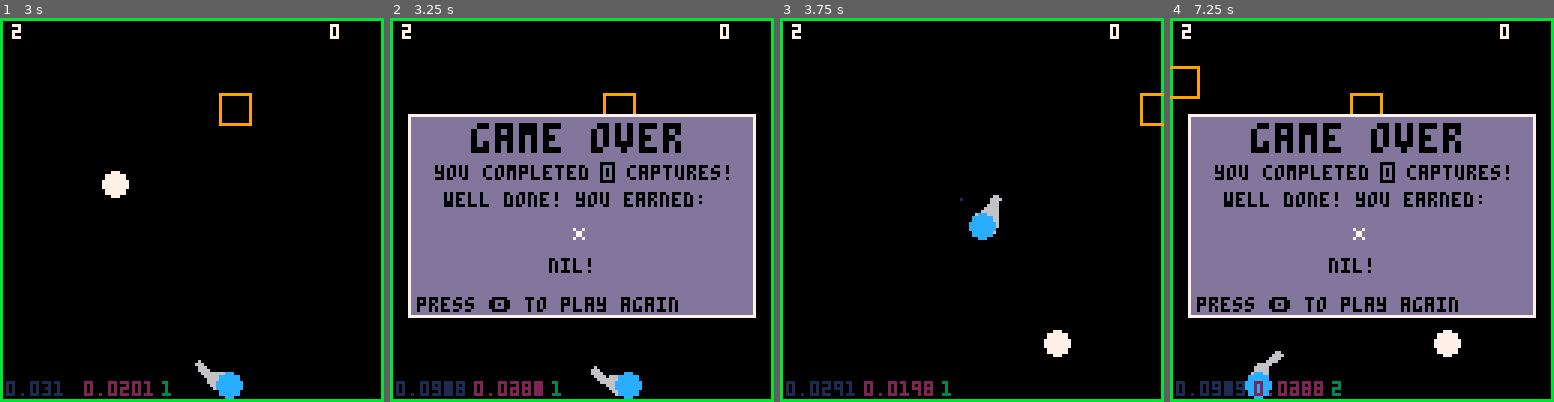
Above: before the commit, frames 1-4 (left to right).
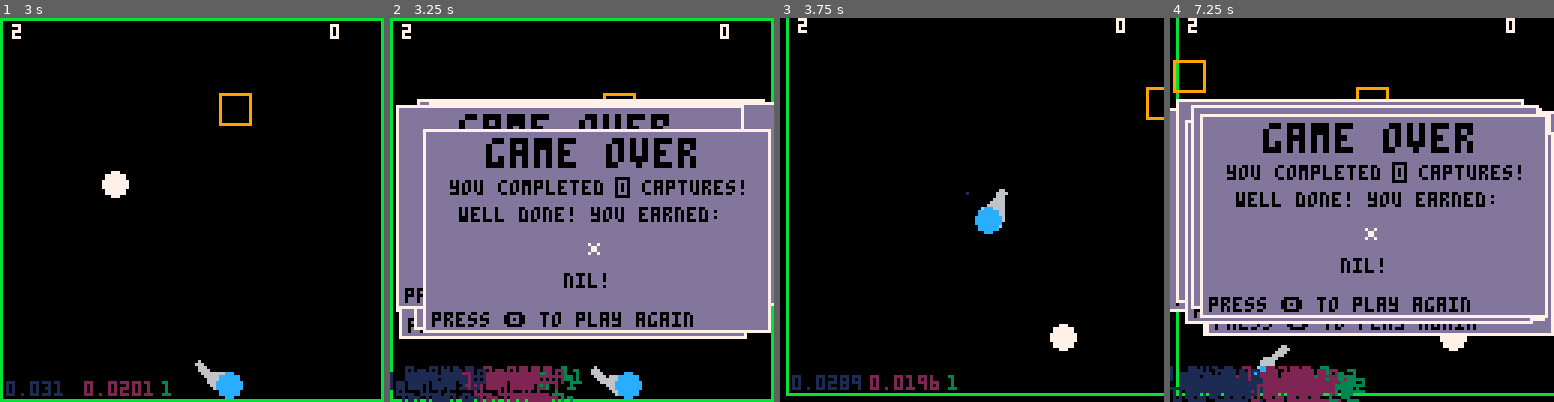
Above: after the commit, the same moments.

Repository: brettski/pico-8
Game: PICO-8 cartridge pivotpico.p8
Same seed, same stepped clock (60 frames per second), same inputs: the game is played once before the commit and once after it.
Inputs:
- Up to frame 1 (3 s): tap X (X key) at 0.33, 1.07, 1.85, 2.97 s; tap O (Z key) at 0.7, 1.7, 2.1, 2.5, 2.9 s
- Up to frame 2 (3.25 s): no input
- Up to frame 3 (3.75 s): tap O (Z key) at 3.3, 3.7 s
- Up to frame 4 (7.25 s): tap X (X key) at 4.08, 5.2, 6.32 s; tap O (Z key) every 0.4 s from 4.1 to 6.9 s

Frame 1 is identical in both runs. In frame 2, 28% of the frame differs, in the area x 0-100%, y 21-100%; in frame 3, 6.6%; in frame 4, 26%.

Commit message:
start of shake

Diff:
--- a/pivotpico.p8
+++ b/pivotpico.p8
@@ -35,10 +35,12 @@
  score=0
  boardercd=11 --color default
  borderc=11 --border color
+ shake=0
 end
 
 function start_game()
  score=0
+ shake=0
  init_player()
  init_pdot()
  init_enemy()
@@ -82,16 +84,18 @@
  print("\^w\^t\^bgame over",27,35,0)
  ?"you completed \^i"..score.."\^-i captures!",15,49,0
  print("well done! you earned:",18,58,0)
-		local i = score\10 + 1
-		i = min(15,i)
-		local wi=winicon[i]
-  spr(wi.i,59,68)
-  local x = (113\2+5) - (#wi.t*4\2)
-  print(wi.t,x,80)
-  print("press 🅾️ to play again",9,93)
+ local i = score\10 + 1
+ i = min(15,i)
+ local wi=winicon[i]
+ spr(wi.i,59,68)
+ local x = (113\2+5) - (#wi.t*4\2)
+ print(wi.t,x,80)
+ print("press 🅾️ to play again",9,93)
+ doshake();
 end
 
 function game_over()
+ shake=0.5
  _upd=gameover_u
  _drw=gameover_d
 end
@@ -199,7 +203,7 @@
 	 p.oy=p.y-p.mr*sin(a)
 	end
 
-	function p.draw()
+	function p:draw()
 	 pset(p.ox,p.oy,1)
 	 --tail
 	 local tr = p.r
@@ -317,6 +321,23 @@
   return f
  end
 end
+
+function doshake()
+ local shakex=16-rnd(32)
+ local shakey=16-rnd(32)
+
+ -- apply the shake strength
+ shakex*=shake
+ shakey*=shake
+
+ camera(shakex,shakey)
+
+ -- finally, fade out the shake
+ -- reset to 0 when very low
+ shake = shake*0.95
+ if (shake<0.05) shake=0
+end
+
 __gfx__
 00000000000000000000000000000000000000000000000000000000000000000000000000000000000000000000000000000000000000000000000000000000
 00000000000000000000000000000000000000000000000000000000000000000000000000000000000000000000000000000000000000000000000000000000
